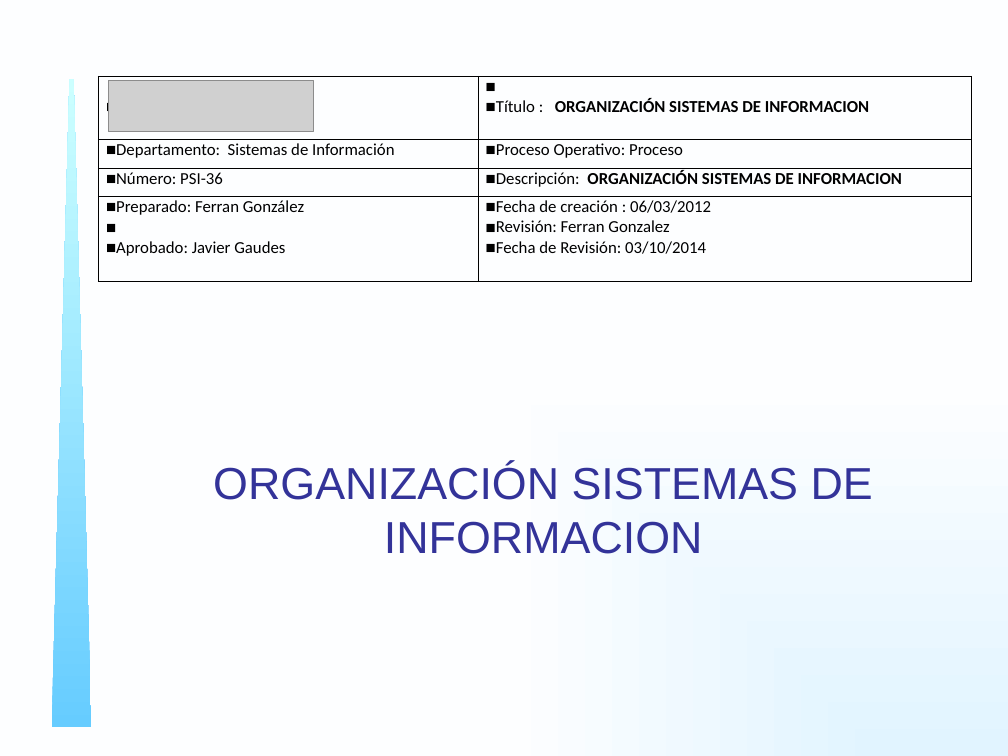
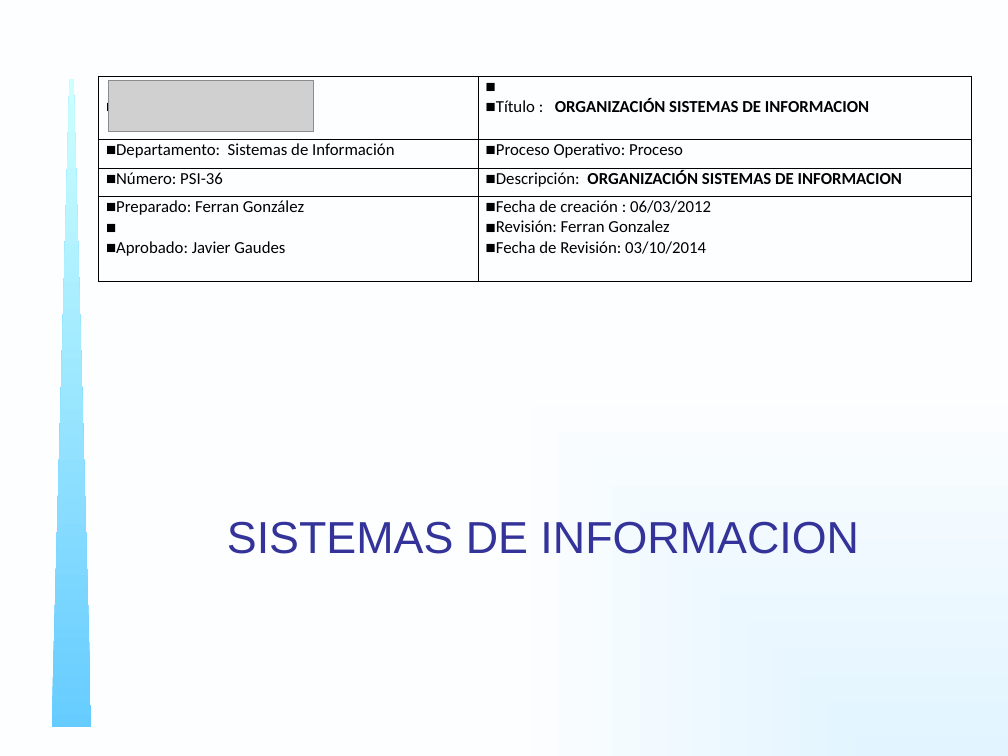
Before and after one commit to SolerPalau/PPTs-Marketing-2015, a slide deck: slide 1 of PSI_36 Organización SI.pptx. Drawn at 1008x756 pixels with LibreOffice and Linux fonts; fonts in the diff are those of the drawing; grey boxes stand for pictures; background and template pictures are left out. Boxes give left, top, right and bottom in pixels: in the first picture for what was removed or moved away, otherwise in the second. Text is boxed around its words. In the diff, an @@ line names an element or a change of style, - is before the commit and + after.

```diff
--- a/PSI_36 Organización SI.pptx
+++ b/PSI_36 Organización SI.pptx
@@ title at (x1=227, y1=521, x2=859, y2=554): text changed @@
-ORGANIZACIÓN SISTEMAS DE INFORMACION
+SISTEMAS DE INFORMACION
```
